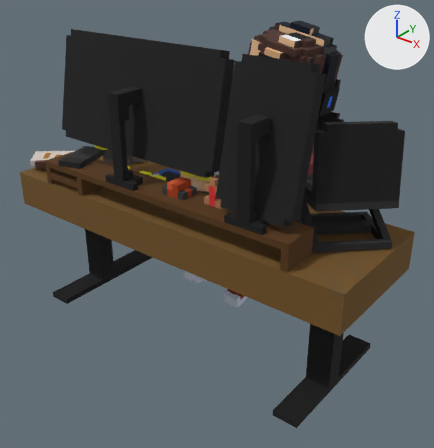
Two versions of the glTF model build/Desktop.gltf, one commit apart.
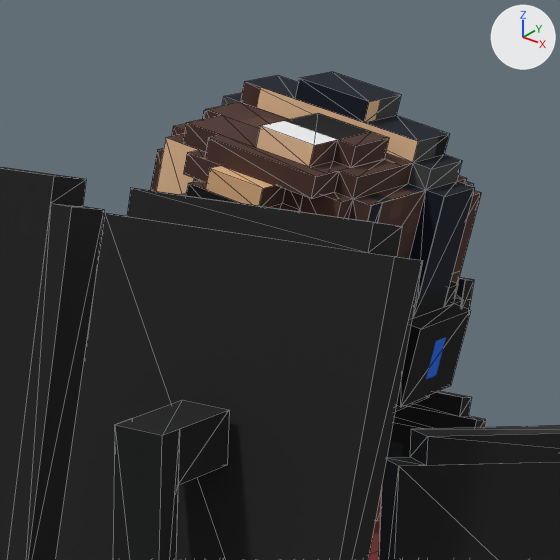
There are two pictures of each version: one whole from a camera (50 mm lens) standing at (58.4, -58.1, 62.4) and looking at (-1.1, 16.3, 16.2), one close up on the part from 47% to 84% of the width and 0% to 36% of the height. Lighting does not change. The marker at upper right points along +X, +Y and +Z. The older version's two pictures come first. The close-ups show mesh edges as thin lines. Vertices at exactly the same position are counted once.

The scene before the commit, as lines of its bpy script (objects in view):
```python
me_chair_mesh = bpy.data.meshes.new('chair-Mesh')
me_chair_mesh.from_pydata(...)  # 250 vertices, 358 faces; spans x -9.0..9.0, y -2.5..2.5, z -13.5..13.5
me_chair_mesh.materials.append(mat_chair_material)
me_head_a_mesh = bpy.data.meshes.new('Head_A-Mesh')
me_head_a_mesh.from_pydata(...)  # 365 vertices, 552 faces; spans x -8.0..8.0, y -7.5..7.5, z -10.0..10.0
me_head_a_mesh.materials.append(mat_head_a_material)
me_laptop_mesh = bpy.data.meshes.new('laptop-Mesh')
me_laptop_mesh.from_pydata(...)  # 46 vertices, 66 faces; spans x -5.5..5.5, y -6.0..6.0, z -5.5..5.5
me_laptop_mesh.materials.append(mat_laptop_material)
ob_chair_local = bpy.data.objects.new('chair-Local', me_chair_mesh)
ob_chair_local.parent = ob_chair_global
ob_chair_local.location = (0.0, 0.0, 13.5)
ob_head_local = bpy.data.objects.new('head-Local', me_head_a_mesh)
ob_head_local.parent = ob_head_global
ob_head_local.location = (0.0, -1.0, 10.0)
ob_laptop_local = bpy.data.objects.new('laptop-Local', me_laptop_mesh)
ob_laptop_local.parent = ob_laptop_global
ob_laptop_local.location = (0.0, 0.0, 5.5)
# also in view: 'table-Local' at (0.5, 9.8, 21.0); 'screen2-Local' at (17.6, 3.0, 38.7); 'screen1-Local' at (-6.1, 3.9, 39.5)
```
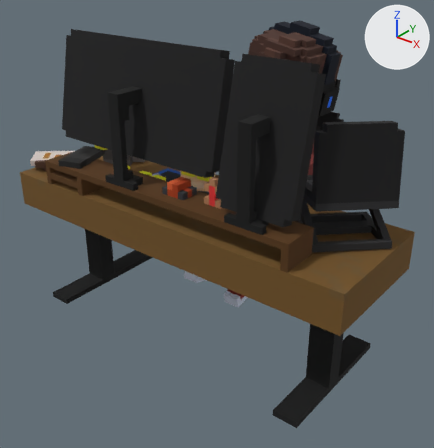
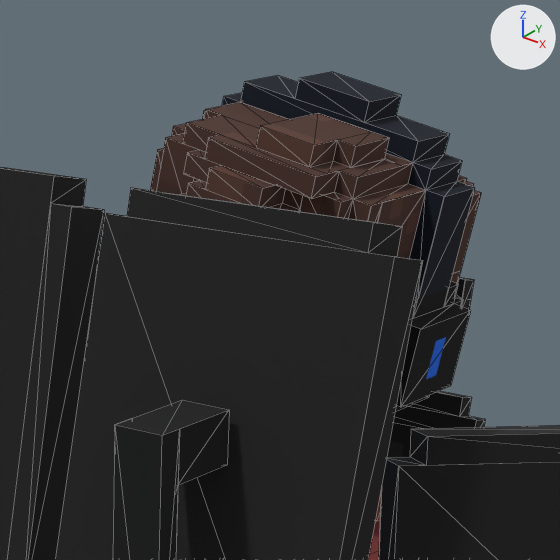
Pixel boxes (x1, y1, x2, y2) of what changed, in the close-ups (560 x 560 px):
part 1 of me_head_a_mesh, surface changed
    both: (156, 82, 473, 223)

What the commit changed:
me_head_a_mesh is used by ob_head_local; parent ob_head_global; location (0.0, -1.0, 10.0).
me_head_a_mesh had 365 vertices, 552 faces and spanned x -8.0..8.0, y -7.5..7.5, z -10.0..10.0.
me_head_a_mesh now has 406 vertices, 636 faces and spans x -8.0..8.0, y -7.5..7.5, z -10.0..10.0.
me_head_a_mesh part 1: 189 kept faces spanning x -7.0..7.0, y -7.5..7.5, z -10.0..10.0 get new texture (UV) coordinates.
Edits to the shape of me_head_a_mesh do not show in these pictures.
